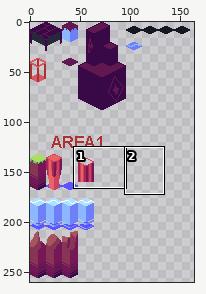
Two states of a pixel-art file, Tileset/Isometic Tiles Testing.aseprite. The picture above shows the old version from afar; the outline marks the close-up.
Close-up. The starting point:
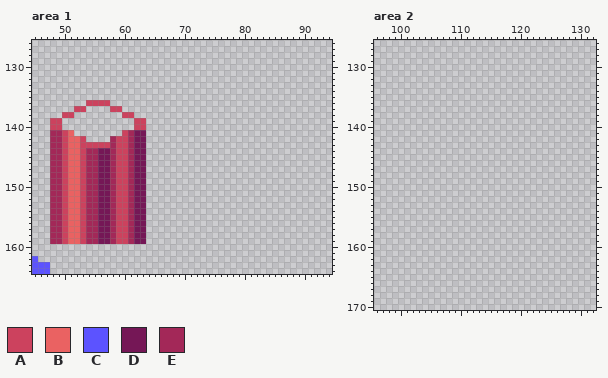
256x512 pixels, 1 frame. Colours within 5 levels of each other are drawn and written as one. Shown: area 1: x 45..94, y 126..164; area 2: x 96..132, y 126..170. The wide view leaves out empty margins. The commit also changed other parts of the picture, which this record leaves out.
Visible layers, top first: "Layer 1", "Layer 2".
Palette (. is transparent): A #cc425e  B #ea6262  C #5c53ff  D #751756  E #a32858
Pixels before, area 1, first column x 45:
136 .........AAAA......
137 .......AA....AA....
138 .....AA........AA..
139 ...AA............AA
140 ...AA............AA
141 ...EEAB........AEDD
142 ...EEABBA....EAAEDD
143 ...EEABBAAAAAEAAEDD
144 ...EEABBAEEDDEAAEDD
145 ...EEABBAEEDDEAAEDD
146 ...EEABBAEEDDEAAEDD
147 ...EEABBAEEDDEAAEDD
148 ...EEABBAEEDDEAAEDD
149 ...EEABBAEEDDEAAEDD
150 ...EEABBAEEDDEAAEDD
151 ...EEABBAEEDDEAAEDD
152 ...EEABBAEEDDEAAEDD
153 ...EEABBAEEDDEAAEDD
154 ...EEABBAEEDDEAAEDD
155 ...EEABBAEEDDEAAEDD
156 ...EEABBAEEDDEAAEDD
157 ...EEABBAEEDDEAAEDD
158 ...EEABBAEEDDEAAEDD
159 ...EEABBAEEDDEAAEDD
160 ...................
161 ...................
162 C..................
163 CCC................
164 CCC................
The same view after the edit:
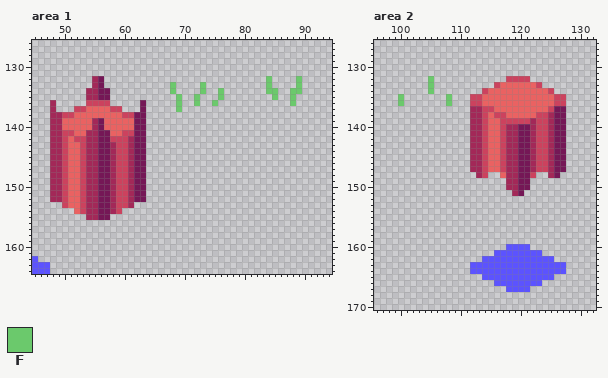
Colours new in this view: F #6bc96c
Diff:
layer "Layer 1" removed
Changed rows in their new state; - is an unchanged pixel.
Area 1, layer "Layer 2":
first column x 48:
132 -------ED---------------------------F----F
133 -------ED-----------F----F----------F----F
134 ------EEDD----------F----F--F-------FF--FF
135 ------EEDD-----------F--F---F--------F--F-
136 E--------------D-----F--F--F------------F-
137 E-----BBBB-----D-----F--------------------
138 EE--BBBBBBBB--DD--------------------------
139 EEBBBBBEDBBBBBDD--------------------------
140 EEBBBBBEDBBBBBDD--------------------------
141 ---ABBEEDDBB-A----------------------------
142 ----A-EEDDA-------------------------------
143 ------EEDD--------------------------------
first column x 48:
153 ..------------..
154 ....--------....
155 ......----......
156 ................
157 ................
158 ................
159 ................
Area 2, layer "Layer 2":
first column x 100:
132 -----F------------AAAA------
133 -----F----------ABBBBBBA----
134 -----F--------ABBBBBBBBBBA--
135 F-------F---AABBBBBBBBBBBBAA
136 F-------F---AABBBBBBBBBBBBAA
137 ------------EEAABBBBBBBBBADD
138 ------------EEABAABBBBBAAEDD
139 ------------EEABBAAAAAEAAEDD
140 ------------EEABBAEEDDEAAEDD
141 ------------EEABBAEEDDEAAEDD
142 ------------EEABBAEEDDEAAEDD
143 ------------EEABBAEEDDEAAEDD
144 ------------EEABBAEEDDEAAEDD
145 ------------EEABBAEEDDEAAEDD
146 ------------EEABBAEEDDEAAEDD
147 ------------EEABBAEEDDEAAEDD
148 -------------EA--BEEDDA--ED-
149 ------------------EEDD------
150 ------------------EEDD------
151 -------------------ED-------
first column x 112:
160 ------CCCC------
161 ----CCCCCCCC----
162 --CCCCCCCCCCCC--
163 CCCCCCCCCCCCCCCC
164 CCCCCCCCCCCCCCCC
165 --CCCCCCCCCCCC--
166 ----CCCCCCCC----
167 ------CCCC------
